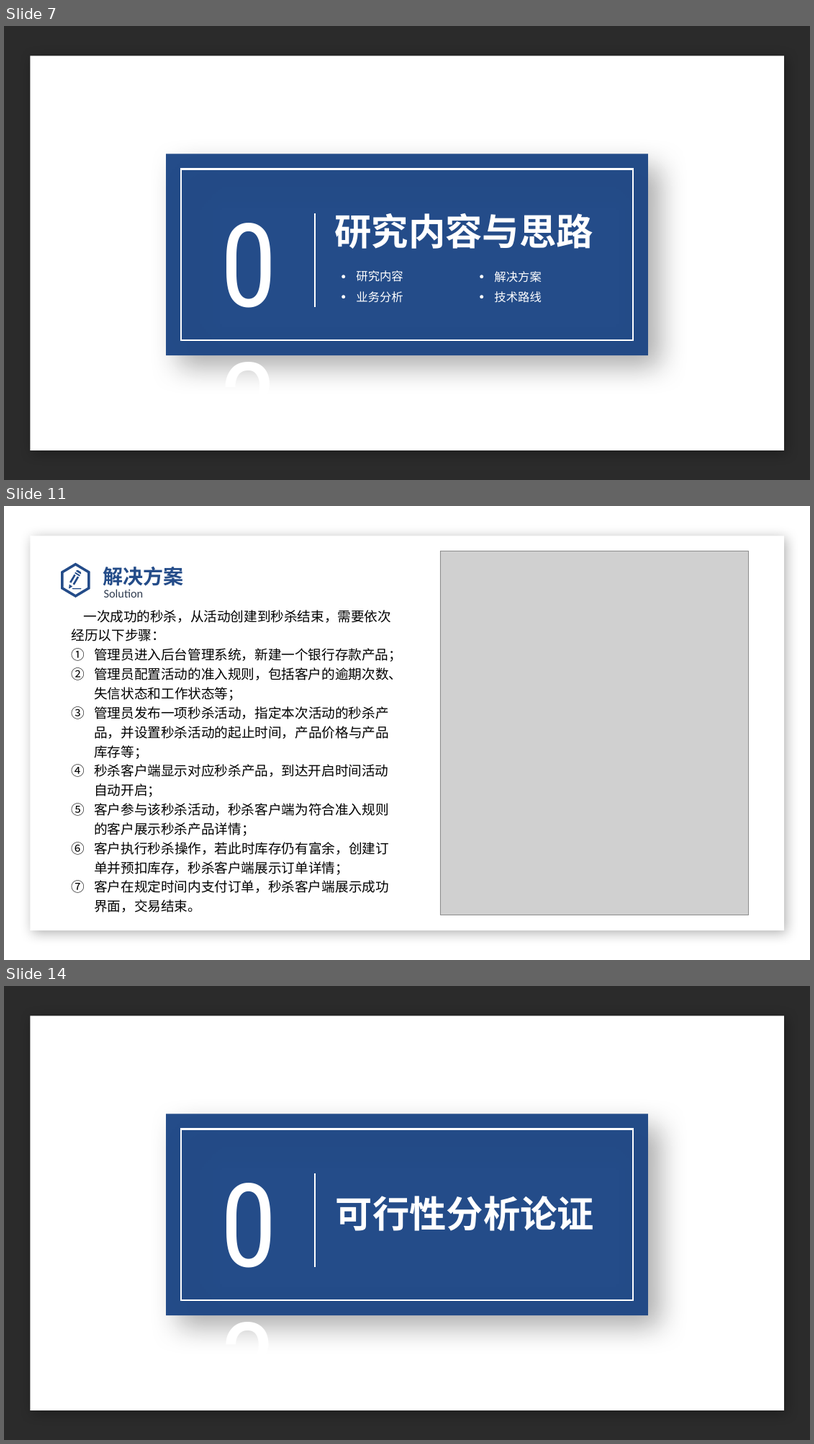
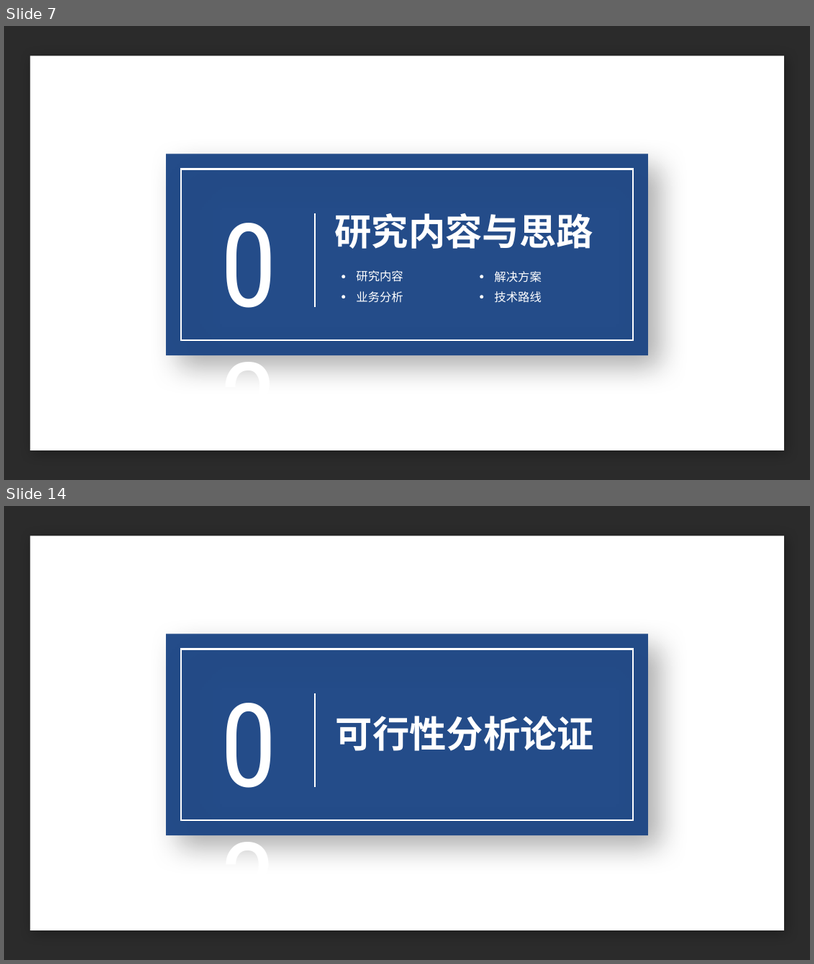
Before and after one commit to 2290653824/sward-rpc, a slide deck: files/2. 开题答辩/201931031311_卓悦_西南石油大学毕业设计（论文）开题报告.pptx. Shown one above the other, each under a label of ours: slides 7, 11 and 14 before the commit, slides 7 and 14 after it; the slides between them are not shown. The pictures are 814x1444 and 814x964 pixels, drawn with LibreOffice and Linux fonts; fonts in the diff are those of the drawing; grey boxes stand for pictures; background and template pictures are left out; a plain dark background stands for a picture behind light text. Boxes give left, top, right and bottom in pixels: in the first picture for what was removed or moved away, otherwise in the second. Text is boxed around its words. In the diff, an @@ line names an element or a change of style, - is before the commit and + after.

```diff
--- a/files/2. 开题答辩/201931031311_卓悦_西南石油大学毕业设计（论文）开题报告.pptx
+++ b/files/2. 开题答辩/201931031311_卓悦_西南石油大学毕业设计（论文）开题报告.pptx
@@ slide 11 removed at bbox=[4, 506, 810, 960], background picture (left out); not listed: 1 template element that a slide beside it also shows @@
@@ freeform shape removed at bbox=[61, 563, 90, 597] @@
@@ title removed at bbox=[103, 566, 184, 590] @@
-解决方案
@@ picture removed at bbox=[440, 551, 748, 915] @@
@@ text removed at bbox=[104, 589, 144, 597] @@
-Solution
@@ text removed at bbox=[72, 610, 402, 912] @@
-一次成功的秒杀，从活动创建到秒杀结束，需要依次经历以下步骤：
-1. 管理员进入后台管理系统，新建一个银行存款产品；
-2. 管理员配置活动的准入规则，包括客户的逾期次数、失信状态和工作状态等；
-3. 管理员发布一项秒杀活动，指定本次活动的秒杀产品，并设置秒杀活动的起止时间，产品价格与产品库存等；
-4. 秒杀客户端显示对应秒杀产品，到达开启时间活动自动开启；
-5. 客户参与该秒杀活动，秒杀客户端为符合准入规则的客户展示秒杀产品详情；
-6. 客户执行秒杀操作，若此时库存仍有富余，创建订单并预扣库存，秒杀客户端展示订单详情；
-7. 客户在规定时间内支付订单，秒杀客户端展示成功界面，交易结束。
```
Also in this commit, not shown: 10 slides changed, 1 slide added, 1 other file.
